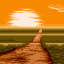
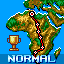
The second 64x64 image is a revision of the first. Changes to its layers:
added layer "Cup" in group "Icon BG" over (x1=7, y1=35, x2=21, y2=51)
added layer "NORMAL" in group "Icon BG" over (x1=8, y1=55, x2=56, y2=63)
added layer "Layer 2" in group "Icon BG" over (x1=0, y1=54, x2=64, y2=64)
added layer "PLC" in group "Icon BG" over (x1=0, y1=0, x2=64, y2=64)
